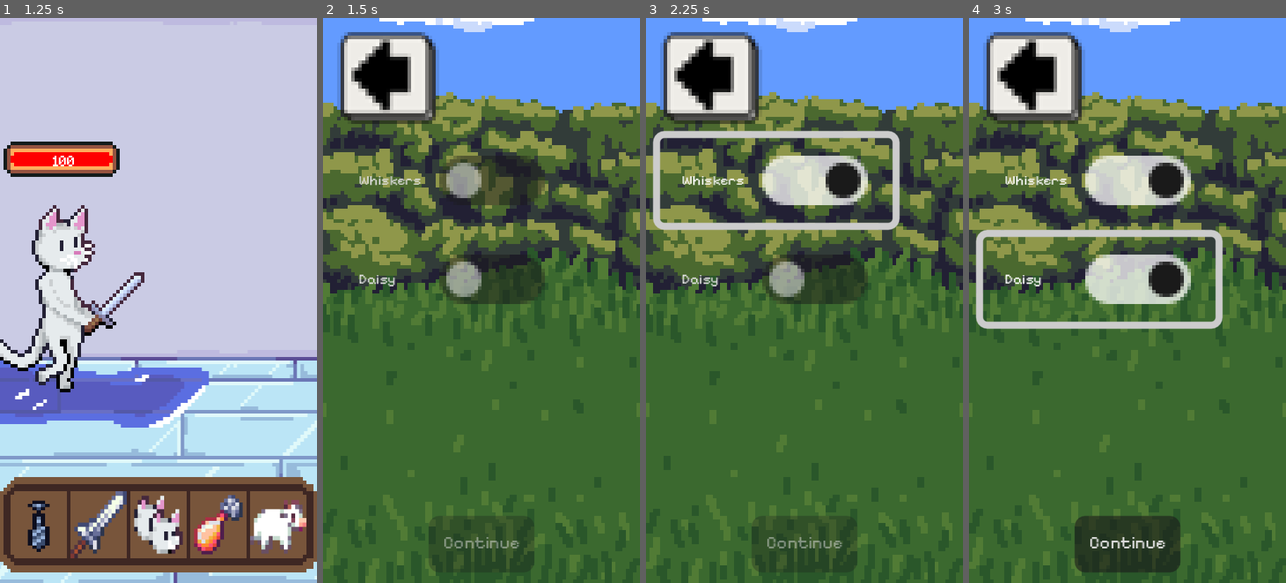
Above: before the commit, frames 1-4 (left to right).
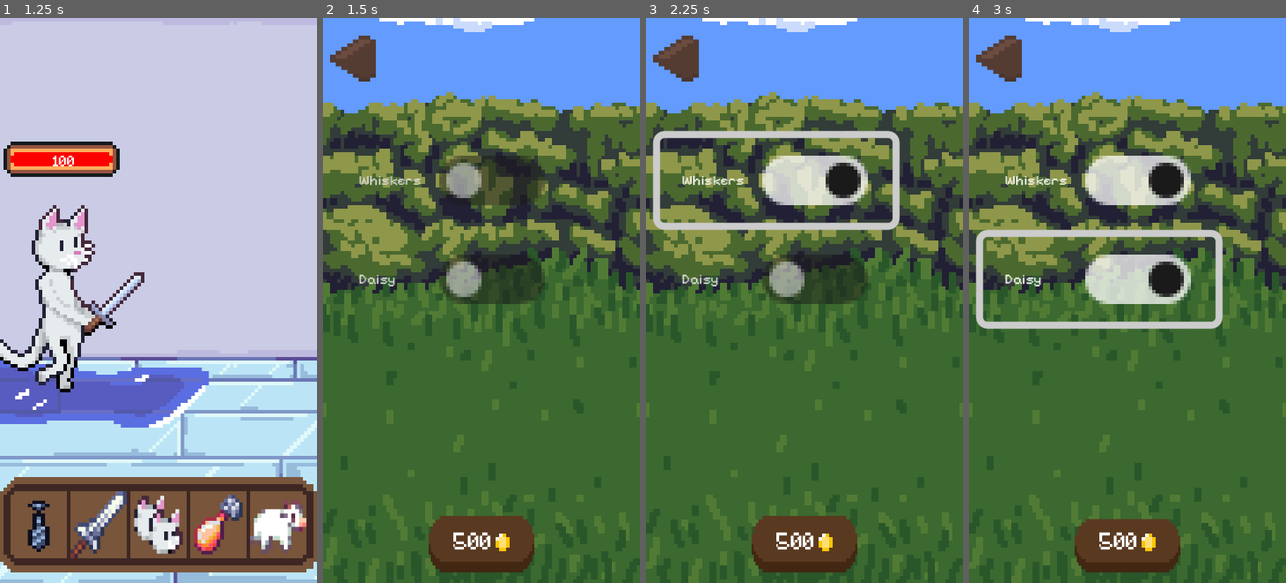
Above: after the commit, the same moments.

Repository: Maksim3l/PixelCats-Go
Game: Godot game, scene res://screens/title_screen.tscn
Two runs of this game, one before a commit and one after it. Both use one fixed random seed, a clock stepped at 60 frames per second and the inputs below.
Inputs (mouse positions are in pixels of both pictures, inside the frame that each line leads up to):
- Up to frame 1 (1.25 s): click (155, 311) at 0.5 s
- Up to frame 2 (1.5 s): click (481, 526) at 1.25 s
- Up to frame 3 (2.25 s): click "Whiskers" at 2 s
- Up to frame 4 (3 s): click "Daisy" at 2.75 s

Frame 1 is identical in both runs. In frame 2, 8.2% of the frame differs, in the area x 2-67%, y 2-99%; in frame 3, 8.2%; in frame 4, 8.3%.

Commit message:
Changed buttons for merge screen

Diff:
--- a/screens/choose_cat.tscn
+++ b/screens/choose_cat.tscn
@@ -16,9 +16,12 @@
 [ext_resource type="Texture2D" uid="uid://cpnx64supioo0" path="res://enviroment/house/4_kitchen/kitchen_base_double.png" id="18_f856y"]
 [ext_resource type="Texture2D" uid="uid://dq5b1gukm3ch0" path="res://enviroment/house/4_kitchen/kitchen_fridge_double.png" id="19_x50ti"]
 [ext_resource type="Texture2D" uid="uid://ba34x5au33brh" path="res://enviroment/house/4_kitchen/kitchen_table_double.png" id="20_as5ru"]
-[ext_resource type="Texture2D" uid="uid://buavvm5gvldj6" path="res://enviroment/resized.png" id="20_jb4t3"]
+[ext_resource type="Texture2D" uid="uid://dfvkwar5qvqna" path="res://themes/UI_images/Ui.png" id="20_jb4t3"]
+[ext_resource type="FontFile" uid="uid://bk0q2iocadv0a" path="res://themes/font/Minecraft.ttf" id="21_46iwk"]
 [ext_resource type="Texture2D" uid="uid://bx74nglig1tdf" path="res://enviroment/house/3_living_room/room_base_double.png" id="21_hqydo"]
+[ext_resource type="Texture2D" uid="uid://camfeilneors3" path="res://themes/UI_images/backButton.png" id="21_lte52"]
 [ext_resource type="Texture2D" uid="uid://p3fopoo3i4cc" path="res://enviroment/house/3_living_room/room_window_double.png" id="22_q4vqo"]
+[ext_resource type="Texture2D" uid="uid://cesnqosmid6yx" path="res://themes/UI_images/goldIcon.png" id="23_t2xig"]
 [ext_resource type="Texture2D" uid="uid://w1bmoyn657wp" path="res://enviroment/house/3_living_room/room_plant_double.png" id="23_vao1c"]
 
 [sub_resource type="AtlasTexture" id="AtlasTexture_aqg4e"]
@@ -181,6 +184,38 @@
 }]
 
 [sub_resource type="Theme" id="Theme_jb4t3"]
+
+[sub_resource type="StyleBoxTexture" id="StyleBoxTexture_46iwk"]
+texture = ExtResource("20_jb4t3")
+region_rect = Rect2(692, 305, 8, 12)
+
+[sub_resource type="StyleBoxTexture" id="StyleBoxTexture_xaho0"]
+texture = ExtResource("21_lte52")
+region_rect = Rect2(628, 274, 8, 12)
+
+[sub_resource type="StyleBoxTexture" id="StyleBoxTexture_lte52"]
+texture = ExtResource("20_jb4t3")
+region_rect = Rect2(628, 274, 8, 12)
+
+[sub_resource type="Theme" id="Theme_xaho0"]
+
+[sub_resource type="StyleBoxTexture" id="StyleBoxTexture_j4d2q"]
+texture = ExtResource("20_jb4t3")
+region_rect = Rect2(384, 352, 48, 16)
+
+[sub_resource type="StyleBoxTexture" id="StyleBoxTexture_t2xig"]
+texture = ExtResource("20_jb4t3")
+region_rect = Rect2(384, 288, 48, 16)
+
+[sub_resource type="StyleBoxTexture" id="StyleBoxTexture_yinns"]
+texture = ExtResource("20_jb4t3")
+region_rect = Rect2(384, 352, 48, 16)
+
+[sub_resource type="StyleBoxTexture" id="StyleBoxTexture_tjrl5"]
+texture = ExtResource("20_jb4t3")
+region_rect = Rect2(384, 351, 48, 17)
+
+[sub_resource type="Theme" id="Theme_yinns"]
 
 [node name="chooseCat" type="Node2D"]
 script = ExtResource("1_t2xig")
@@ -214,21 +249,47 @@
 animation = &"garden"
 
 [node name="BackButton" type="Button" parent="."]
-offset_left = -45.0
-offset_top = -83.0
-offset_right = -5.0
-offset_bottom = -43.0
+offset_left = -43.0
+offset_top = -75.0
+offset_right = -30.0
+offset_bottom = -62.0
 theme = SubResource("Theme_jb4t3")
 theme_type_variation = &"FlatButton"
-icon = ExtResource("20_jb4t3")
+theme_override_styles/hover = SubResource("StyleBoxTexture_46iwk")
+theme_override_styles/pressed = SubResource("StyleBoxTexture_xaho0")
+theme_override_styles/normal = SubResource("StyleBoxTexture_lte52")
 
 [node name="ContinueButton" type="Button" parent="."]
 offset_left = -15.0
 offset_top = 61.0
 offset_right = 15.0
 offset_bottom = 77.0
+theme = SubResource("Theme_xaho0")
+theme_override_fonts/font = ExtResource("21_46iwk")
 theme_override_font_sizes/font_size = 5
-text = "Continue"
+theme_override_styles/disabled = SubResource("StyleBoxTexture_j4d2q")
+theme_override_styles/hover = SubResource("StyleBoxTexture_t2xig")
+theme_override_styles/pressed = SubResource("StyleBoxTexture_yinns")
+theme_override_styles/normal = SubResource("StyleBoxTexture_tjrl5")
+
+[node name="price" type="Label" parent="ContinueButton"]
+offset_left = 7.0
+offset_top = 5.0
+offset_right = 18.0
+offset_bottom = 12.0
+theme = SubResource("Theme_yinns")
+theme_override_fonts/font = ExtResource("21_46iwk")
+theme_override_font_sizes/font_size = 6
+text = "500"
+vertical_alignment = 1
+
+[node name="coin" type="TextureRect" parent="ContinueButton/price"]
+layout_mode = 0
+offset_left = 12.0
+offset_right = 16.0
+offset_bottom = 5.0
+texture = ExtResource("23_t2xig")
+expand_mode = 4
 
 [node name="CatList2" type="VBoxContainer" parent="."]
 offset_left = -41.0
--- a/screens/pet_screen.tscn
+++ b/screens/pet_screen.tscn
@@ -142,6 +142,7 @@
 texture = ExtResource("2_ase27")
 
 [node name="bunny" type="Button" parent="Organizer/BottomUI/TextureRect"]
+layout_mode = 0
 offset_left = 68.0
 offset_top = 6.0
 offset_right = 84.0
@@ -185,6 +186,7 @@
 theme_override_styles/normal = SubResource("StyleBoxTexture_21jr3")
 
 [node name="price" type="Label" parent="Organizer/BottomUI/TextureRect/cow"]
+layout_mode = 0
 offset_left = 2.0
 offset_top = 14.0
 offset_right = 10.0
@@ -204,6 +206,7 @@
 expand_mode = 4
 
 [node name="pig" type="Button" parent="Organizer/BottomUI/TextureRect"]
+layout_mode = 0
 offset_left = 102.0
 offset_top = 6.0
 offset_right = 118.0
@@ -215,6 +218,7 @@
 theme_override_styles/normal = SubResource("StyleBoxTexture_ddtwc")
 
 [node name="price" type="Label" parent="Organizer/BottomUI/TextureRect/pig"]
+layout_mode = 0
 offset_left = 3.0
 offset_top = 14.0
 offset_right = 11.0
@@ -234,6 +238,7 @@
 expand_mode = 4
 
 [node name="dog" type="Button" parent="Organizer/BottomUI/TextureRect"]
+layout_mode = 0
 offset_left = 119.0
 offset_top = 6.0
 offset_right = 135.0
@@ -244,6 +249,7 @@
 theme_override_styles/normal = SubResource("StyleBoxTexture_qes1e")
 
 [node name="price" type="Label" parent="Organizer/BottomUI/TextureRect/dog"]
+layout_mode = 0
 offset_left = 3.0
 offset_top = 14.0
 offset_right = 11.0
@@ -263,6 +269,7 @@
 expand_mode = 4
 
 [node name="redPanda" type="Button" parent="Organizer/BottomUI/TextureRect"]
+layout_mode = 0
 offset_left = 136.0
 offset_top = 6.0
 offset_right = 152.0
@@ -273,6 +280,7 @@
 theme_override_styles/normal = SubResource("StyleBoxTexture_xpp1m")
 
 [node name="price" type="Label" parent="Organizer/BottomUI/TextureRect/redPanda"]
+layout_mode = 0
 offset_left = 2.0
 offset_top = 14.0
 offset_right = 12.0
Not shown: 1 places in screens/choose_cat.tscn that only renumber resources
Binary file added: themes/UI_images/backButton.png
Not shown, added: themes/UI_images/backButton.png.import
Binary file added: themes/UI_images/backButtonHover.png
Not shown, added: themes/UI_images/backButtonHover.png.import
